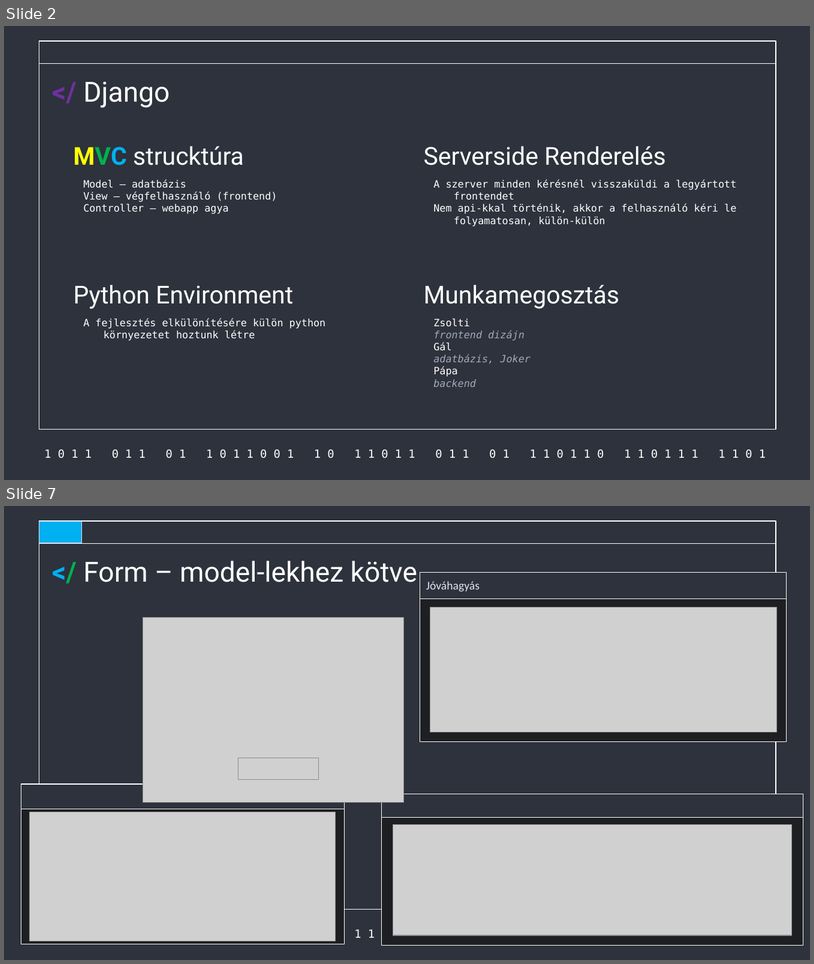
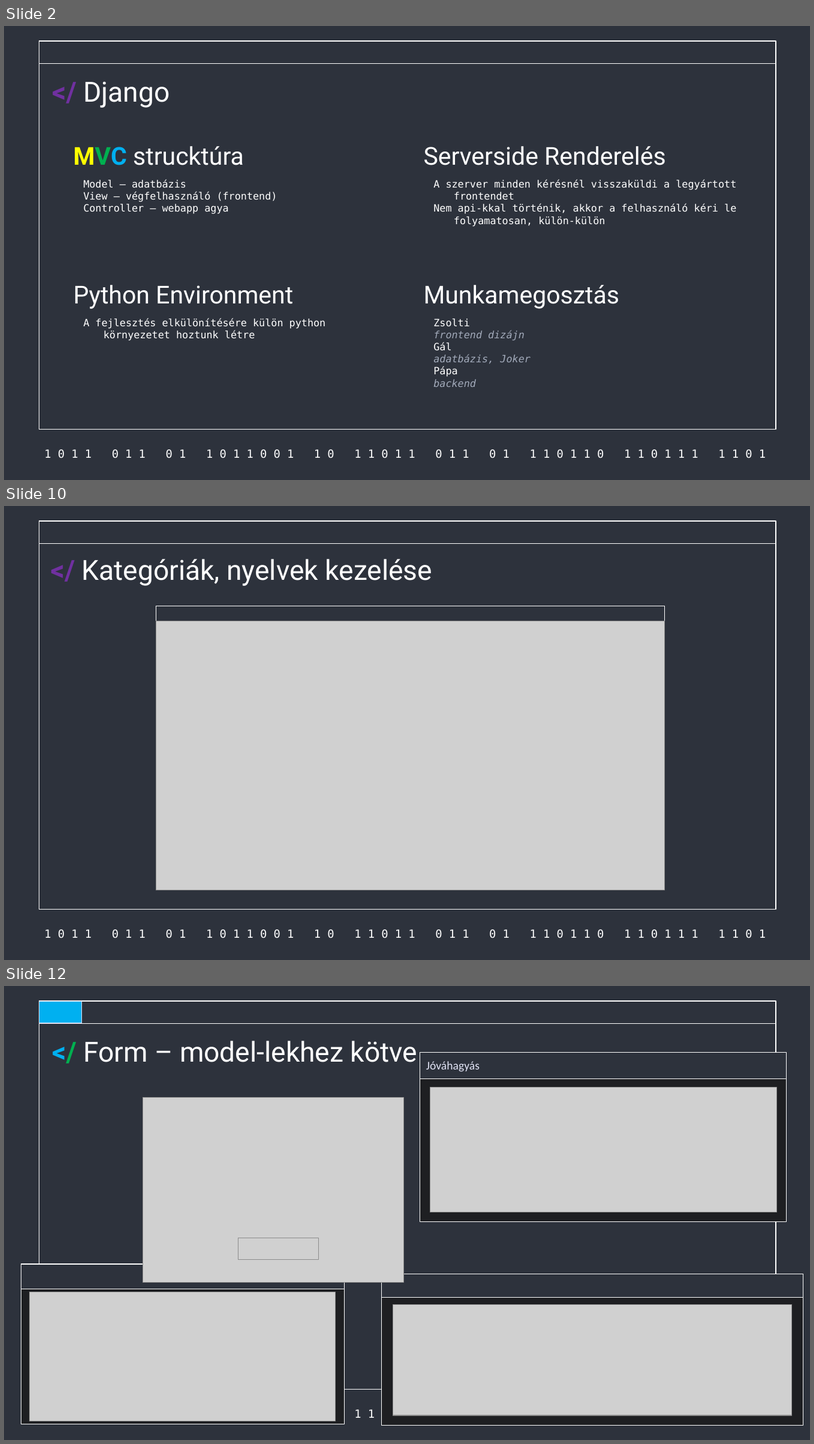
Before and after one commit to Acsilaa/dusza2024-25, a slide deck: Hell yeah ppt.pptx. Shown one above the other, each under a label of ours: slides 2 and 7 before the commit, slides 2, 10 and 12 after it; the slides between them are not shown. The pictures are 814x964 and 814x1444 pixels, drawn with LibreOffice and Linux fonts; fonts in the diff are those of the drawing; grey boxes stand for pictures. Boxes give left, top, right and bottom in pixels: in the first picture for what was removed or moved away, otherwise in the second. Text is boxed around its words. In the diff, an @@ line names an element or a change of style, - is before the commit and + after.

```diff
--- a/Hell yeah ppt.pptx
+++ b/Hell yeah ppt.pptx
@@ slide 10 added at (4, 506, 810, 960), background #2D323C; not listed: 3 template elements that a slide beside it also shows @@
@@ title added at (82, 559, 433, 586), 33 pt, text #FFFFFF @@
+</ Kategóriák, nyelvek kezelése
@@ rectangle added at (156, 606, 665, 889), fill #2D323C, outline #FFFFFF 1 pt @@
@@ picture added at (156, 621, 665, 889) @@
@@ what was slide 7 is now slide 12 @@
```
Also in this commit, not shown: 2 slides changed, 6 other slides added, 2 slides removed.
